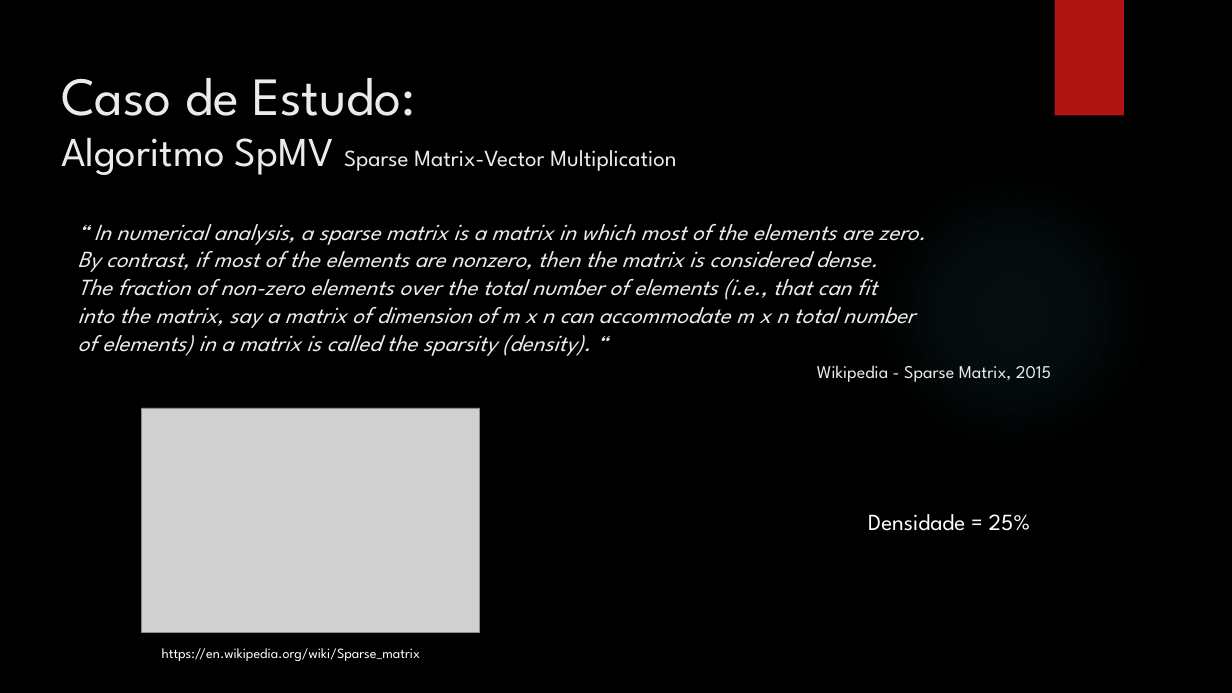
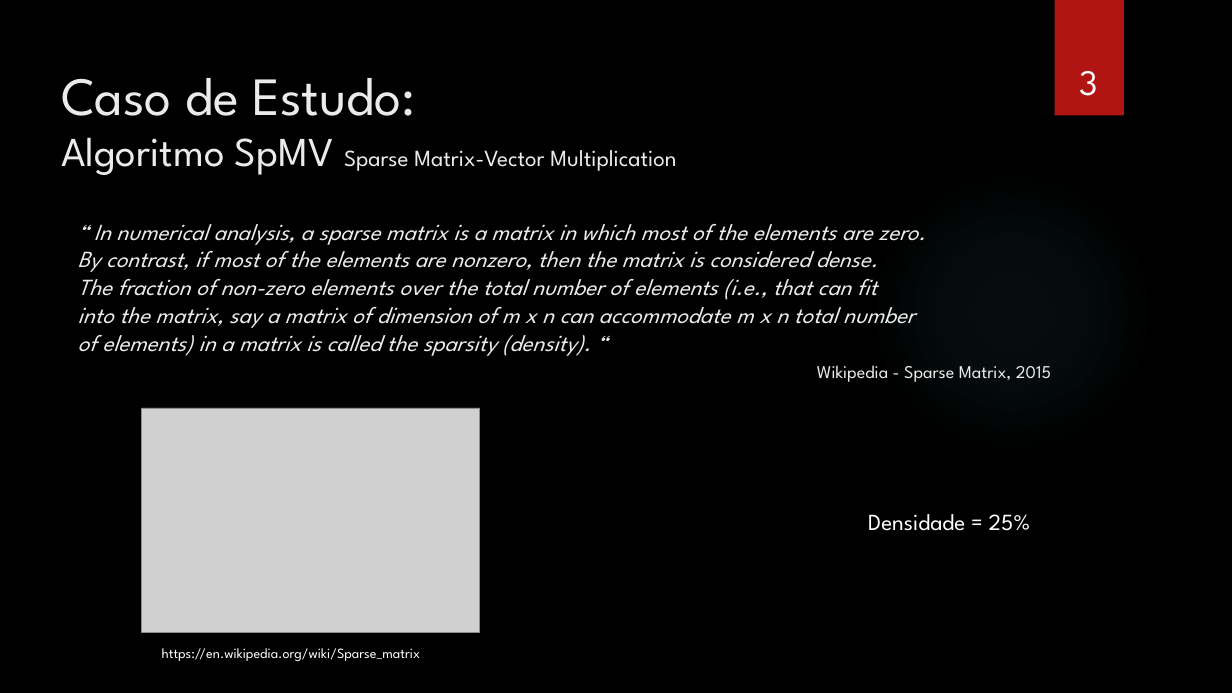
Before and after one commit to CarlosDiogo01/Parallel-Computing-Paradigms, a slide deck: slide 3 of PCP_-_#3_MPI_OpenMP_HybridSolution_Sparse_Matrix/ApresentacaoTrabalhos.pptx. Drawn at 1232x693 pixels with LibreOffice and Linux fonts; fonts in the diff are those of the drawing; grey boxes stand for pictures; background and template pictures are left out. Boxes give left, top, right and bottom in pixels: in the first picture for what was removed or moved away, otherwise in the second. Text is boxed around its words. In the diff, an @@ line names an element or a change of style, - is before the commit and + after.

```diff
--- a/PCP_-_#3_MPI_OpenMP_HybridSolution_Sparse_Matrix/ApresentacaoTrabalhos.pptx
+++ b/PCP_-_#3_MPI_OpenMP_HybridSolution_Sparse_Matrix/ApresentacaoTrabalhos.pptx
@@ page number added at (x1=1079, y1=71, x2=1098, y2=96), 28 pt, text #FFFFFF @@
+3
```
Also in this commit, not shown: 4 other slides changed, 16 slides added, 5 slides removed, 7 other files.
